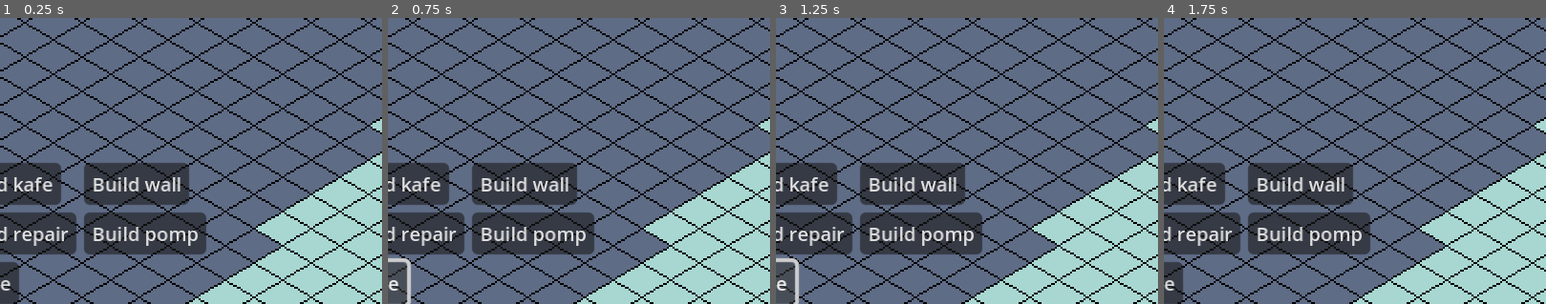
Above: before the commit, frames 1-4 (left to right).
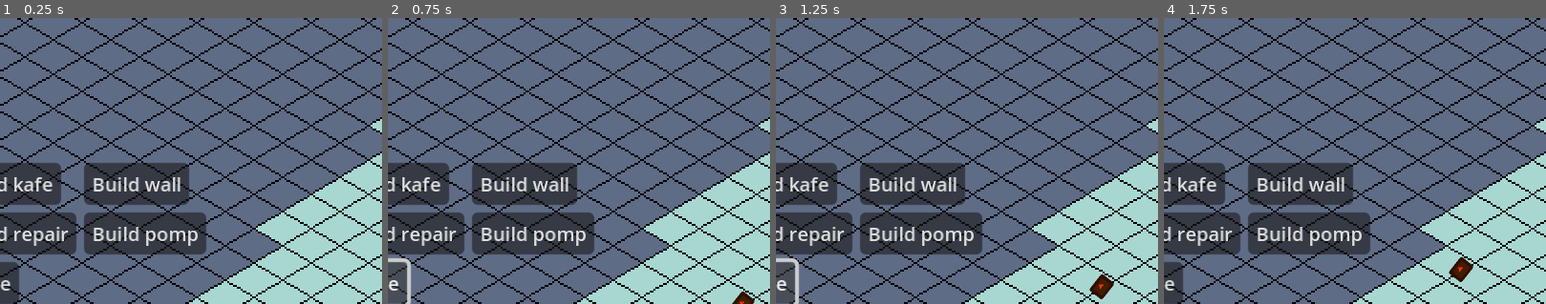
Above: after the commit, the same moments.

Repository: BurntRobot/artifical_heart_at_the_water-s_edge
Game: Godot game, scene res://world.tscn
The game is run twice, just before and just after one commit, with the same random seed, the same clock (stepped at 60 frames per second) and the same inputs. The engine's default icon, where the game draws it, is replaced by a stand-in: a white triangle on a blue panel in a dark square.
Inputs:
- Up to frame 1 (0.25 s): no input
- Up to frame 2 (0.75 s): click "Wave" at 0.5 s
- Up to frame 3 (1.25 s): no input
- Up to frame 4 (1.75 s): click "Build townhall" at 1.25 s
The pictures show only the part of the screen within x 27-77%, y 50-100%; the shares and areas given below are measured in that part.

Frame 1 is identical in both runs. In frame 2, 0.2% of the frame differs, in the area x 90-96%, y 95-100%; in frame 3, 0.3%, in the area x 82-89%, y 89-99%; in frame 4, 0.3%.

Commit message:
Added a wave mechanic

Diff:
--- a/Buildings/building.gd
+++ b/Buildings/building.gd
@@ -66,6 +66,7 @@
 		health_bar.max_value = health
 		if current_health <= 0:
 			queue_free()
+			# destruction animation
 
 func you_cant_build():
 	return CityResources.money - building_cost < 0 or CityResources.water < water_in_day or something_placed_already()
@@ -83,6 +84,9 @@
 	var grid_y: float = round((pos.y / half_tile_size.y - pos.x / half_tile_size.x) * 0.5)
 
 	return Vector2(grid_x-grid_y, grid_x+grid_y) * half_tile_size
+
+func hurt_for(damage: int):
+	current_health -= damage
 
 func _input(event: InputEvent) -> void:
 	if not is_built:
--- a/Buildings/wall.gd
+++ b/Buildings/wall.gd
@@ -3,7 +3,7 @@
 
 
 func _on_area_2d_mouse_entered() -> void:
-	pass
+	health_bar.show()
 
 func _on_area_2d_mouse_exited() -> void:
-	pass
+	health_bar.hide()
--- a/Buildings/wall.tscn
+++ b/Buildings/wall.tscn
@@ -21,9 +21,9 @@
 [node name="HealthBar" parent="." index="5"]
 visible = false
 offset_left = -20.0
-offset_top = -29.0
+offset_top = -39.0
 offset_right = 20.0
-offset_bottom = -12.0
+offset_bottom = -22.0
 
 [node name="Area2D" parent="." index="6"]
 visible = false
--- a/Player/player_camera.gd
+++ b/Player/player_camera.gd
@@ -1,6 +1,12 @@
 extends Camera2D
 
 @export var SCREEN_BORDER_FOR_MOVEMENT = 20
+
+var target_zoom: float = 1.0
+const MIN_ZOOM: float = 0.5
+const MAX_ZOOM: float = 1.0
+const ZOOM_INCREMENT: float = 0.1
+const ZOOM_RATE: float = 8.0
 
 
 func _ready() -> void:
@@ -8,7 +14,9 @@
 	#position.x = (limit_right - limit_left) / 2
 	#position.y = (limit_bottom - limit_top) / 2
 
-func _physics_process(_delta: float) -> void:
+func _physics_process(delta: float) -> void:
+	zoom = lerp(zoom, target_zoom * Vector2.ONE, ZOOM_RATE * delta)
+	#set_physics_process(not is_equal_approx(zoom.x, target_zoom))
 	if get_global_mouse_position().x <= 0 + SCREEN_BORDER_FOR_MOVEMENT:
 		pass
 		#print(position.x)
@@ -16,8 +24,19 @@
 		#print(event.relative)
 
 func _input(event: InputEvent) -> void:
-	if event is InputEventMouseButton:
-		if event.button_index == MOUSE_BUTTON_WHEEL_UP and event.pressed and zoom < Vector2(2.0, 2.0):
-			zoom += Vector2(0.2, 0.2)
-		elif event.button_index == MOUSE_BUTTON_WHEEL_DOWN and event.pressed and zoom > Vector2(0.2, 0.2):
-			zoom -= Vector2(0.2, 0.2) #TODO: bug with <0
+	#if event is InputEventMouseMotion:
+	#	if event.button_mask == MOUSE_BUTTON_MASK_MIDDLE:
+	#		position -= event.relative * zoom
+	if event is InputEventMouseButton and event.is_pressed():
+		if event.button_index == MOUSE_BUTTON_WHEEL_DOWN :
+			zoom_in()
+		elif event.button_index == MOUSE_BUTTON_WHEEL_UP:
+			zoom_out()
+
+func zoom_in():
+	target_zoom = max(target_zoom - ZOOM_INCREMENT, MIN_ZOOM)
+	set_physics_process(true)
+
+func zoom_out():
+	target_zoom = min(target_zoom + ZOOM_INCREMENT, MAX_ZOOM)
+	set_physics_process(true)
--- /dev/null
+++ b/Waves/wave.gd
@@ -0,0 +1,28 @@
+extends Area2D
+
+@export var damage = 300
+@export var weakening = 50
+@onready var timer: Timer = $Timer
+
+
+func _physics_process(delta: float) -> void:
+	position += Vector2(-5, -3) / 10
+	if damage <= 0:
+		queue_free()
+
+func _on_area_entered(area: Area2D) -> void:
+	if area.name == "BaseArea":
+		var building = area.get_parent()
+		if building.current_health > damage:
+			building.hurt_for(damage)
+			damage -= damage
+		else:
+			damage -= building.current_health
+			building.hurt_for(building.current_health)
+
+func _on_area_exited(area: Area2D) -> void:
+	if area.name == "Water":
+		timer.start()
+
+func _on_timer_timeout() -> void:
+	damage -= weakening
--- /dev/null
+++ b/Waves/wave.tscn
@@ -0,0 +1,24 @@
+[gd_scene load_steps=3 format=3 uid="uid://ck63nsp31aeq5"]
+
+[ext_resource type="Texture2D" uid="uid://0676c8ep7nf2" path="res://icon.svg" id="1_3p8kq"]
+[ext_resource type="Script" uid="uid://c5o4wvp28dwts" path="res://Waves/wave.gd" id="1_lch1g"]
+
+[node name="Wave" type="Area2D"]
+script = ExtResource("1_lch1g")
+
+[node name="CollisionPolygon2D" type="CollisionPolygon2D" parent="."]
+polygon = PackedVector2Array(0, 6, -11, 0, 0, -7, 11, 0)
+
+[node name="Sprite2D" type="Sprite2D" parent="."]
+modulate = Color(0.944501, 0.20964229, 1.92523e-07, 1)
+position = Vector2(0.08020495, -0.5455086)
+rotation = -0.901432
+scale = Vector2(0.08527921, 0.067439154)
+texture = ExtResource("1_3p8kq")
+
+[node name="Timer" type="Timer" parent="."]
+wait_time = 0.5
+
+[connection signal="area_entered" from="." to="." method="_on_area_entered"]
+[connection signal="area_exited" from="." to="." method="_on_area_exited"]
+[connection signal="timeout" from="Timer" to="." method="_on_timer_timeout"]
--- a/world.tscn
+++ b/world.tscn
@@ -16,6 +16,7 @@
 [ext_resource type="PackedScene" uid="uid://b67btrk5qfkep" path="res://Buildings/repair_station.tscn" id="8_udxuc"]
 [ext_resource type="PackedScene" uid="uid://kucf7nwrdtht" path="res://Buildings/pomp.tscn" id="9_2u3nc"]
 [ext_resource type="Script" uid="uid://cr71vyvv3bb3e" path="res://kafe_menu.gd" id="10_ic0uy"]
+[ext_resource type="PackedScene" uid="uid://ck63nsp31aeq5" path="res://Waves/wave.tscn" id="12_ikiii"]
 [ext_resource type="Script" uid="uid://bupbvvcs0bj30" path="res://GUI/info_label.gd" id="12_udxuc"]
 
 [sub_resource type="LabelSettings" id="LabelSettings_2u3nc"]
@@ -56,15 +57,13 @@
 limit_top = 0
 limit_right = 930
 limit_bottom = 670
-position_smoothing_enabled = true
 drag_horizontal_enabled = true
 drag_vertical_enabled = true
-drag_left_margin = 1.0
-drag_top_margin = 1.0
-drag_right_margin = 1.0
-drag_bottom_margin = 1.0
 editor_draw_limits = true
 script = ExtResource("4_aqk2v")
+
+[node name="Wave" parent="Game" instance=ExtResource("12_ikiii")]
+position = Vector2(315, 314)
 
 [node name="GUI" type="CanvasLayer" parent="."]
 process_mode = 3
Not shown, added: Waves/wave.gd.uid
Not shown: 1 places in world.tscn that only renumber resources
